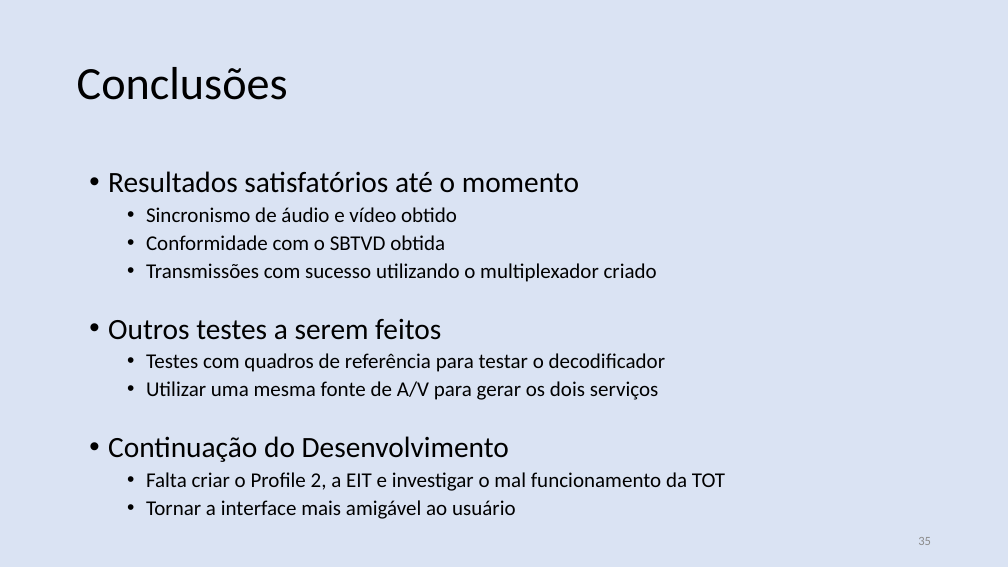
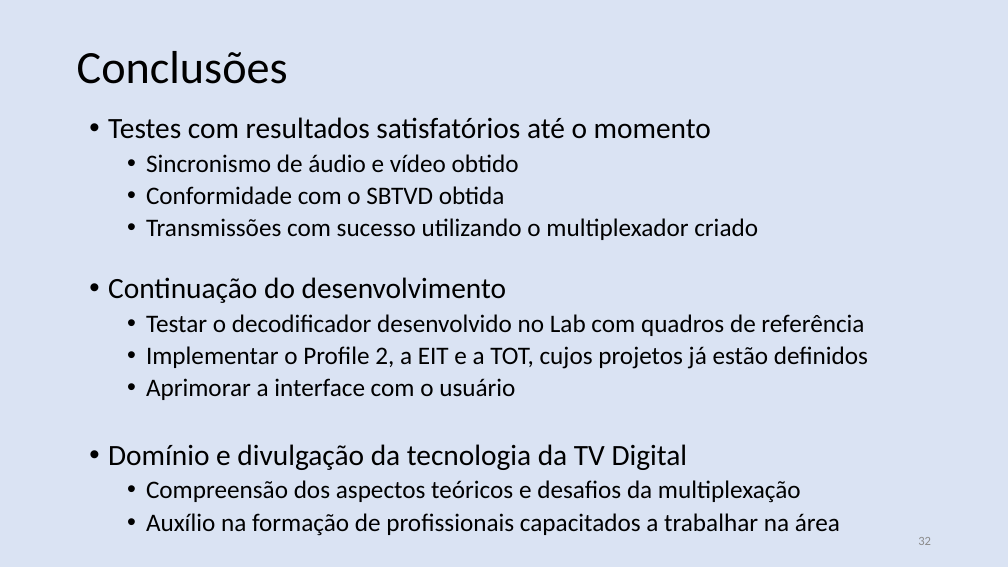
Before and after one commit to nasall2/TCC, a slide deck: slide 32 of relatorio/abntex2-modelos-1.9.2/figuras/apresentacao.pptx (slide 35 before the commit). Drawn at 1008x567 pixels with LibreOffice and Linux fonts; fonts in the diff are those of the drawing. Boxes give left, top, right and bottom in pixels: in the first picture for what was removed or moved away, otherwise in the second. Text is boxed around its words. In the diff, an @@ line names an element or a change of style, - is before the commit and + after.

```diff
--- a/relatorio/abntex2-modelos-1.9.2/figuras/apresentacao.pptx
+++ b/relatorio/abntex2-modelos-1.9.2/figuras/apresentacao.pptx
@@ text "Conclusões": place and size @@
-text "Conclusões" at (77,67,288,100)
+text "Conclusões" at (77,51,288,84)
@@ text "Testes com resultados satisfatórios até ...": place and size @@
-text "Testes com resultados satisfatórios até ..." at (108,171,725,519)
+text "Testes com resultados satisfatórios até ..." at (108,117,868,536)
@@ text at (108,117,711,139): text changed @@
-• Resultados satisfatórios até o momento
+• Testes com resultados satisfatórios até o momento
@@ text at (146,154,758,240): size 20 to 24 pt in "Sincronismo de áudio e vídeo obtido", "Conformidade com o SBTVD obtida", "Transmissões com sucesso utilizando o multiplexador criado" @@
@@ text at (108,277,868,536): text changed; size 20 to 24 pt @@
-• Outros testes a serem feitos
-  • Testes com quadros de referência para testar o decodificador
-  • Utilizar uma mesma fonte de A/V para gerar os dois serviços
-• Continuação do Desenvolvimento
-  • Falta criar o Profile 2, a EIT e investigar o mal funcionamento da TOT
-  • Tornar a interface mais amigável ao usuário
+• Continuação do desenvolvimento
+    • Testar o decodificador desenvolvido no Lab com quadros de referência
+  • Implementar o Profile 2, a EIT e a TOT, cujos projetos já estão definidos
+  • Aprimorar a interface com o usuário
+• Domínio e divulgação da tecnologia da TV Digital
+  • Compreensão dos aspectos teóricos e desafios da multiplexação
+  • Auxílio na formação de profissionais capacitados a trabalhar na área
@@ page number at (918,537,931,545): text changed @@
-35
+32
```
Also in this commit, not shown: 17 other slides changed, 3 slides removed, 1 other file.
